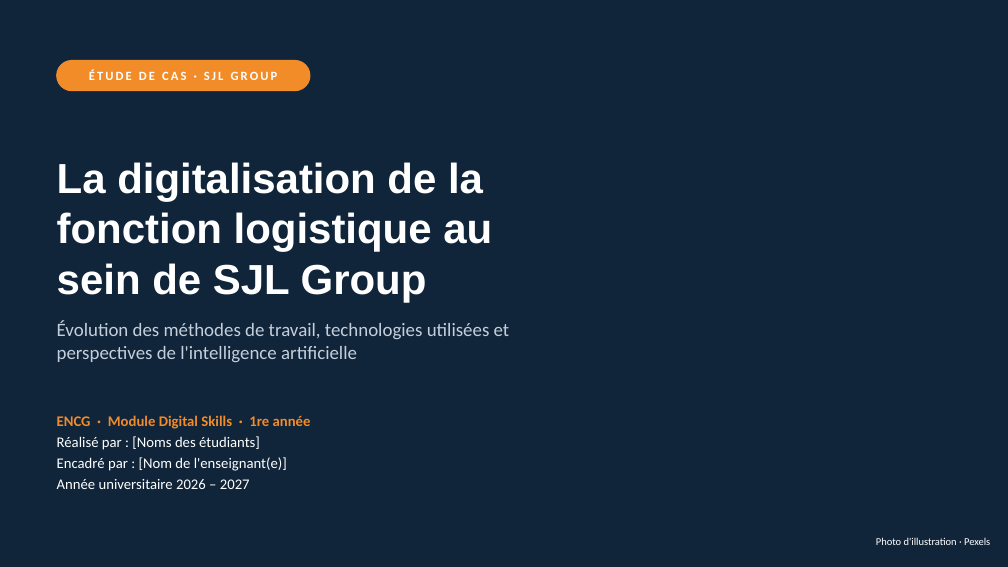
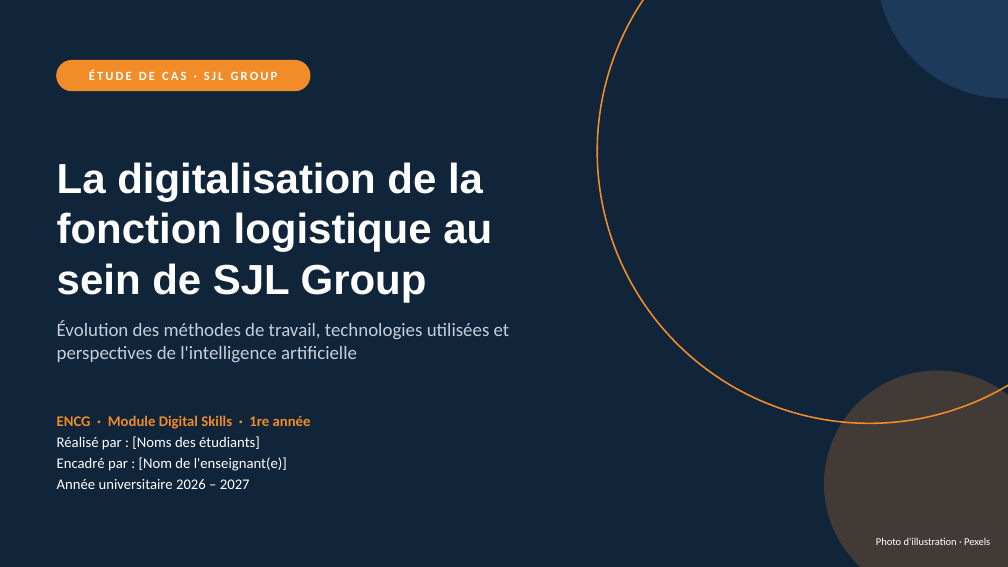
Before and after one commit to boufaskhalid75-hub/abdrahime, a slide deck: slide 1 of presentation-sjl/SJL_Digitalisation_Logistique.pptx. Drawn at 1008x567 pixels with LibreOffice and Linux fonts; fonts in the diff are those of the drawing; background and template pictures are left out. Boxes give left, top, right and bottom in pixels: in the first picture for what was removed or moved away, otherwise in the second. Text is boxed around its words. In the diff, an @@ line names an element or a change of style, - is before the commit and + after.

```diff
--- a/presentation-sjl/SJL_Digitalisation_Logistique.pptx
+++ b/presentation-sjl/SJL_Digitalisation_Logistique.pptx
@@ ellipse added at [597, 0, 1008, 423], outline #F28C28 1.5 pt @@
@@ ellipse added at [877, 0, 1008, 98], fill #2F5683 at 45% opacity @@
@@ ellipse added at [824, 371, 1008, 567], fill #F28C28 at 22% opacity @@
```
Also in this commit, not shown: 19 other slides changed, 4 other files.
